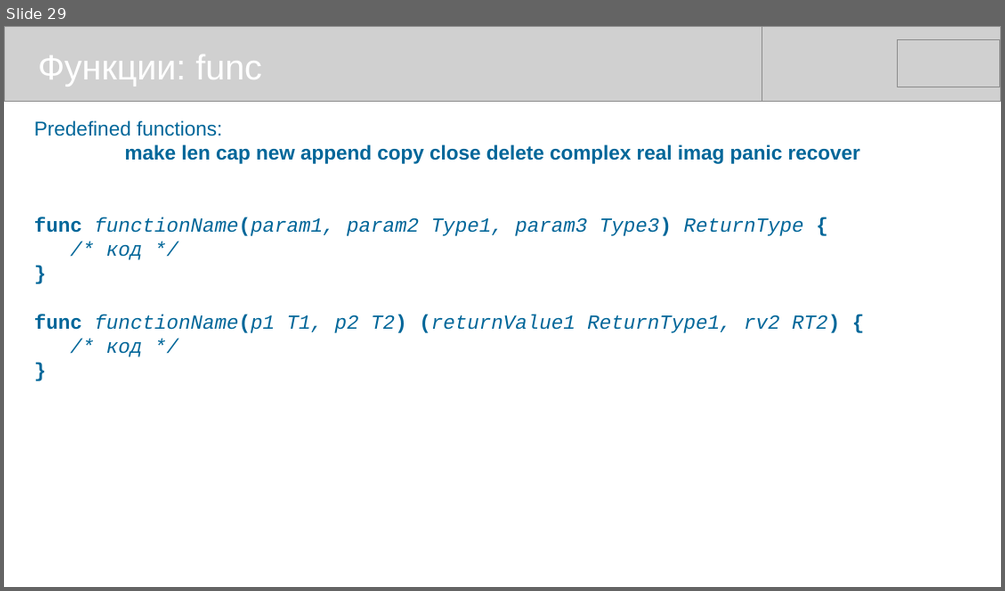
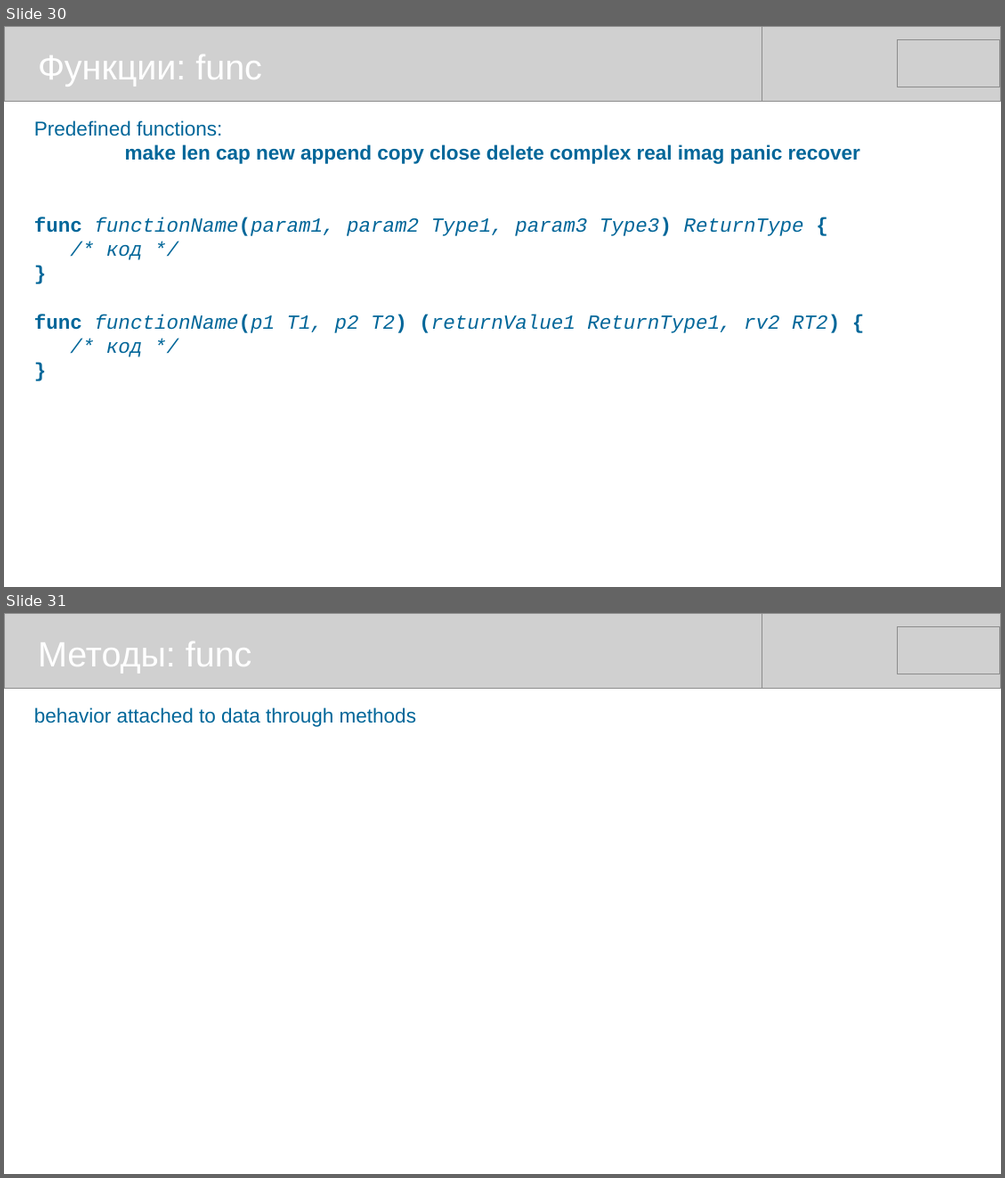
Before and after one commit to mike-shock/Go_language, a slide deck: Go_Intro.odp. Shown one above the other, each under a label of ours: slide 29 before the commit, slides 30 and 31 after it. The pictures are 1005x591 and 1005x1178 pixels, drawn with LibreOffice and Linux fonts; fonts in the diff are those of the drawing; grey boxes stand for pictures. Boxes give left, top, right and bottom in pixels: in the first picture for what was removed or moved away, otherwise in the second. Text is boxed around its words. In the diff, an @@ line names an element or a change of style, - is before the commit and + after.

```diff
--- a/Go_Intro.odp
+++ b/Go_Intro.odp
@@ slide 31 added at (4,613,1001,1174), background #FFFFFF @@
@@ picture added at (4,613,762,688) @@
@@ picture added at (243,613,1001,688) @@
@@ picture added at (898,627,1000,674) @@
@@ text added at (38,641,252,674), 28 pt, text #FFFFFF @@
+Методы: func
@@ text added at (34,707,416,727), 16 pt, text #006699 @@
+behavior attached to data through methods
@@ what was slide 29 is now slide 30 @@
```
Also in this commit, not shown: 1 slide changed, 1 other slide added, 3 other files.
